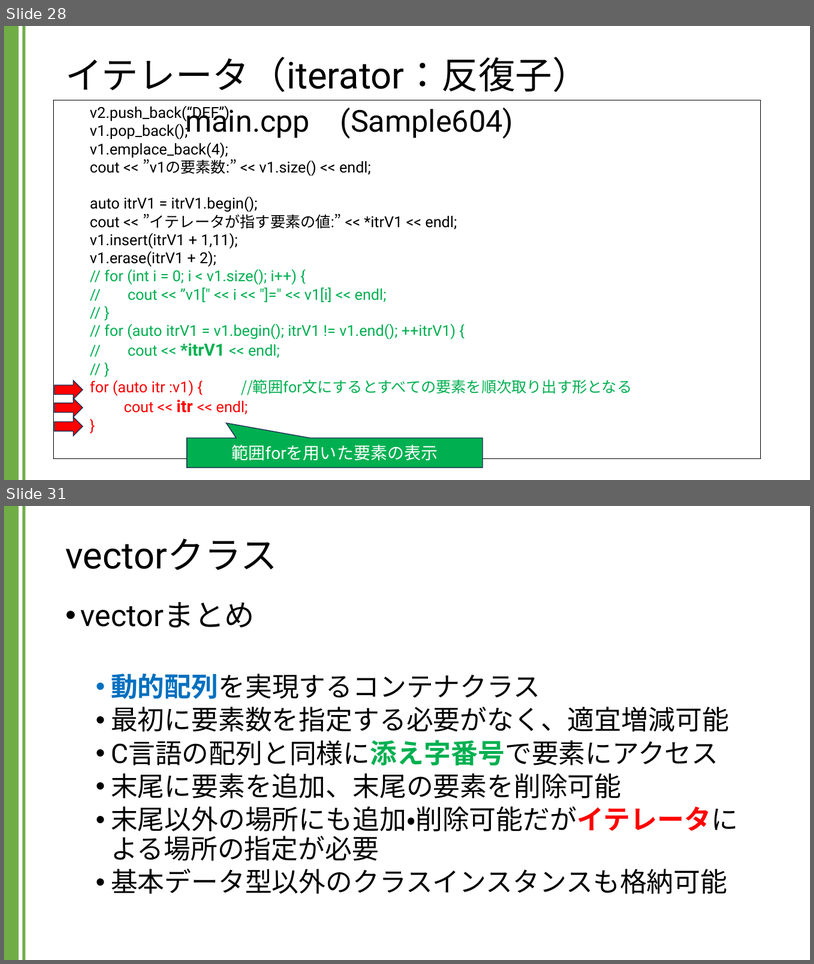
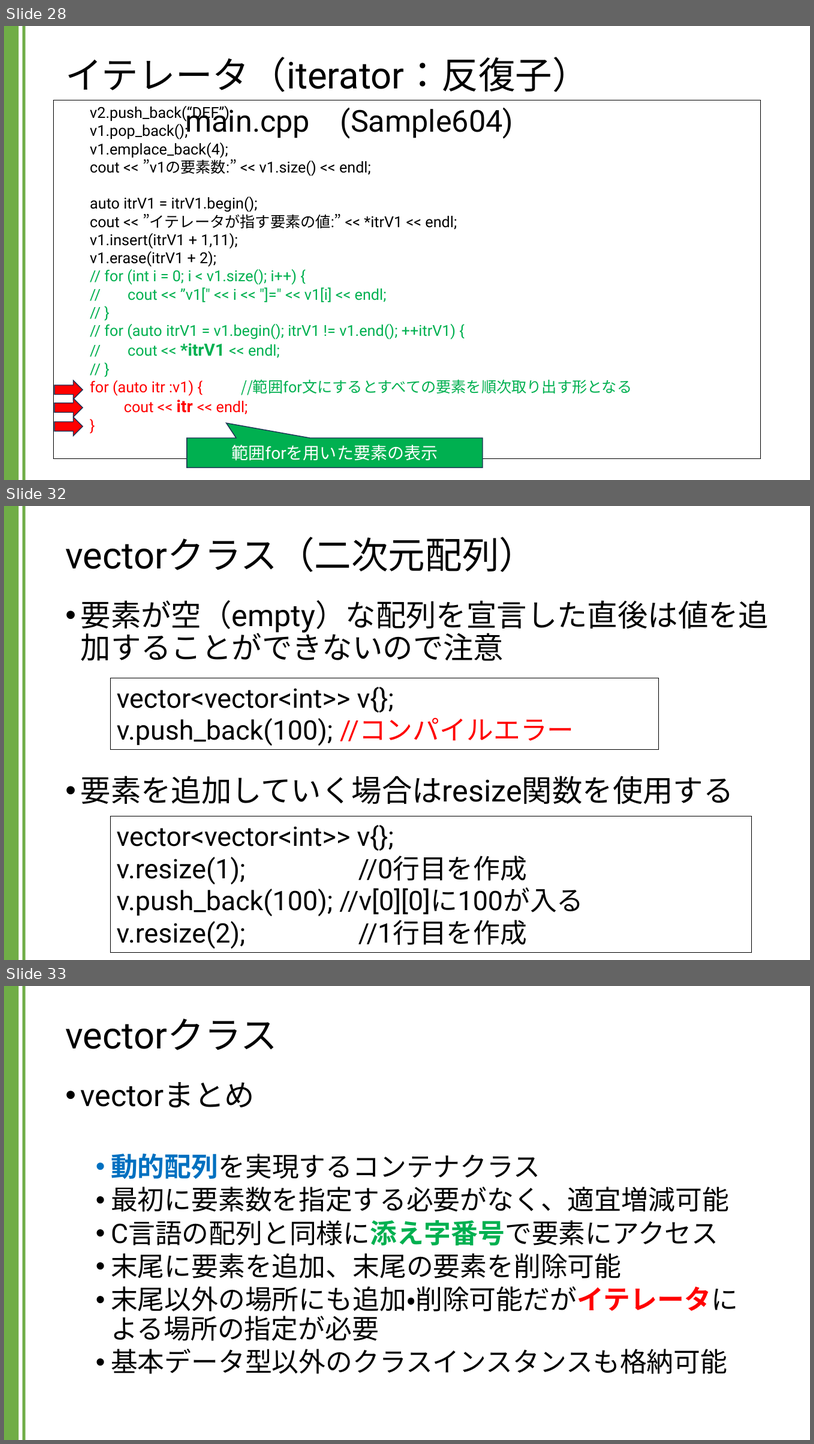
Before and after one commit to kic-murata/cpp2024, a slide deck: 授業資料/講義資料：Vectorクラス.pptx. Shown one above the other, each under a label of ours: slides 28 and 31 before the commit, slides 28, 32 and 33 after it; the slides between them are not shown. The pictures are 814x964 and 814x1444 pixels, drawn with LibreOffice and Linux fonts; fonts in the diff are those of the drawing. Boxes give left, top, right and bottom in pixels: in the first picture for what was removed or moved away, otherwise in the second. Text is boxed around its words. In the diff, an @@ line names an element or a change of style, - is before the commit and + after.

```diff
--- a/授業資料/講義資料：Vectorクラス.pptx
+++ b/授業資料/講義資料：Vectorクラス.pptx
@@ slide 32 added at (4, 506, 810, 960), background #FFFFFF; not listed: 2 template elements that a slide beside it also shows @@
@@ title added at (65, 537, 536, 572), 44 pt, text #000000 @@
+vectorクラス（二次元配列）
@@ text added at (81, 600, 770, 804), 36 pt, text #000000 @@
+• 要素が空（empty）な配列を宣言した直後は値を追加することができないので注意
+• 要素を追加していく場合はresize関数を使用する
@@ rectangle added at (110, 678, 659, 749), outline #000000 0.75 pt, 32 pt, text #000000 @@
+vector<vector<int>> v{};
+v.push_back(100); //コンパイルエラー
@@ rectangle added at (110, 816, 752, 953), outline #000000 0.75 pt, 32 pt, text #000000 @@
+vector<vector<int>> v{};
+v.resize(1); //0行目を作成
+v.push_back(100); //v[0][0]に100が入る
+v.resize(2); //1行目を作成
@@ what was slide 31 is now slide 33 @@
```
Also in this commit, not shown: 2 slides changed, 3 other slides added, 2 slides removed, 1 other file.
